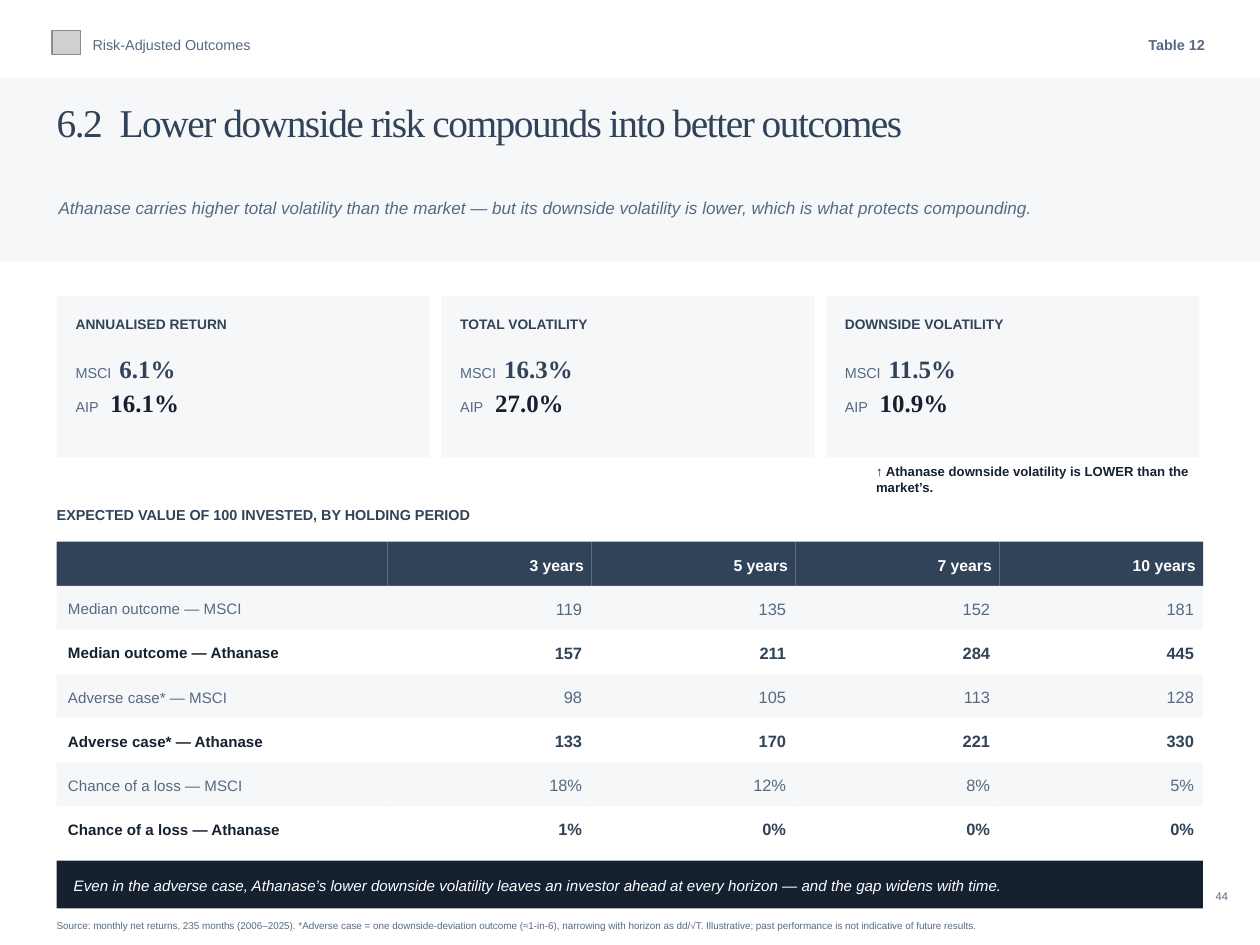
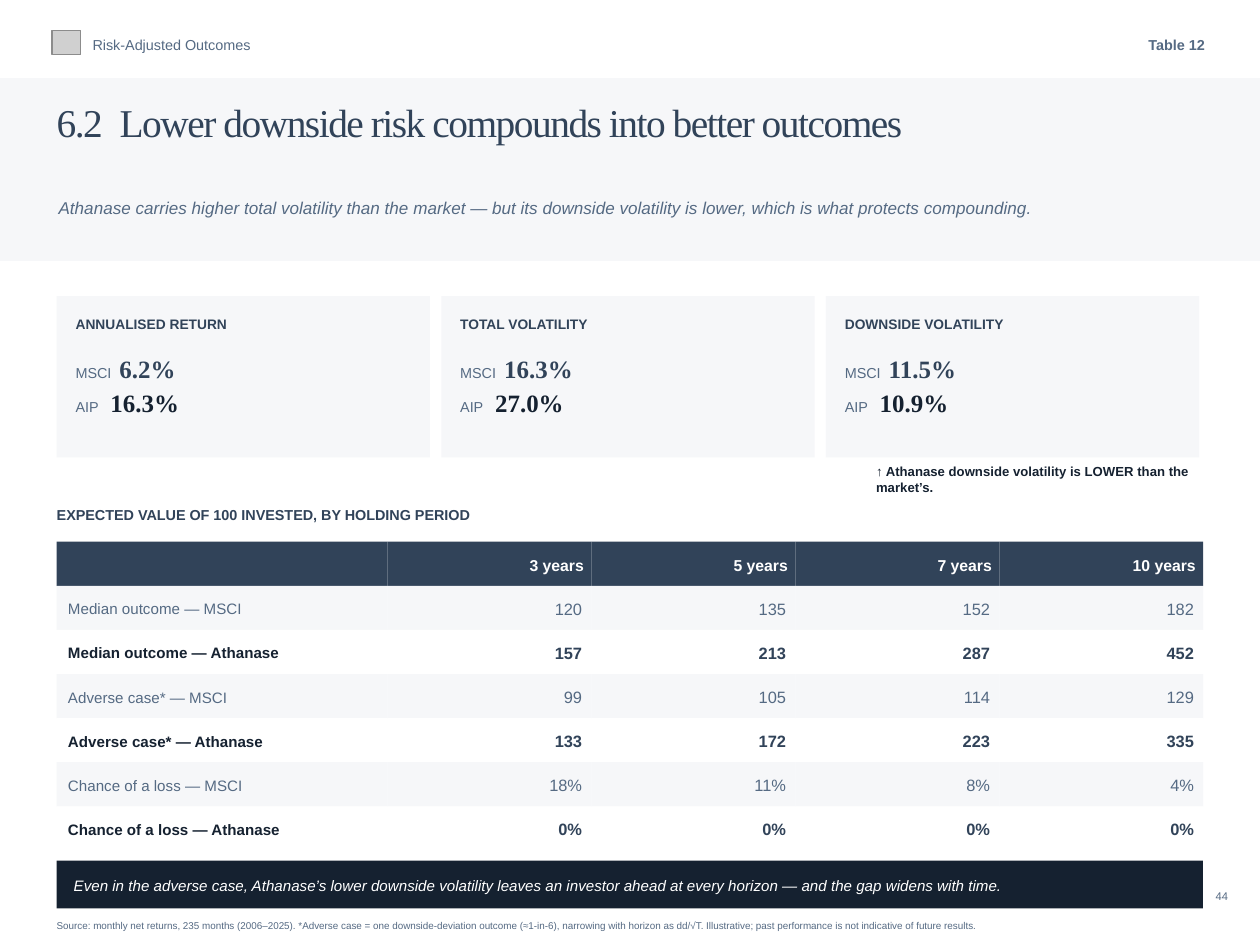
Before and after one commit to charette-lab/Claude, a slide deck: slide 47 of Athanase_Engaged_Ownership_Allocator_Deck.pptx. Drawn at 1260x945 pixels with LibreOffice and Linux fonts; fonts in the diff are those of the drawing; grey boxes stand for pictures. Boxes give left, top, right and bottom in pixels: in the first picture for what was removed or moved away, otherwise in the second. Text is boxed around its words. In the diff, an @@ line names an element or a change of style, - is before the commit and + after.

```diff
--- a/Athanase_Engaged_Ownership_Allocator_Deck.pptx
+++ b/Athanase_Engaged_Ownership_Allocator_Deck.pptx
@@ text at [76, 361, 179, 413]: text changed @@
-MSCI 6.1%
-AIP 16.1%
+MSCI 6.2%
+AIP 16.3%
@@ text at [555, 603, 582, 615]: text changed @@
-119
+120
@@ text at [1167, 603, 1194, 615]: text changed @@
-181
+182
@@ text at [759, 647, 786, 659]: text changed @@
-211
+213
@@ text at [963, 647, 990, 659]: text changed @@
-284
+287
@@ text at [1167, 647, 1194, 659]: text changed @@
-445
+452
@@ text at [564, 691, 582, 703]: text changed @@
-98
+99
@@ text at [964, 691, 990, 703]: text changed @@
-113
+114
@@ text at [1167, 691, 1194, 703]: text changed @@
-128
+129
@@ text at [759, 735, 786, 747]: text changed @@
-170
+172
@@ text at [963, 735, 990, 747]: text changed @@
-221
+223
@@ text at [1167, 735, 1194, 747]: text changed @@
-330
+335
@@ text at [754, 779, 786, 791]: text changed @@
-12%
+11%
@@ text at [1170, 779, 1194, 791]: text changed @@
-5%
+4%
@@ text at [558, 823, 582, 835]: text changed @@
-1%
+0%
```
Also in this commit, not shown: 5 other slides changed, 1 other file.
